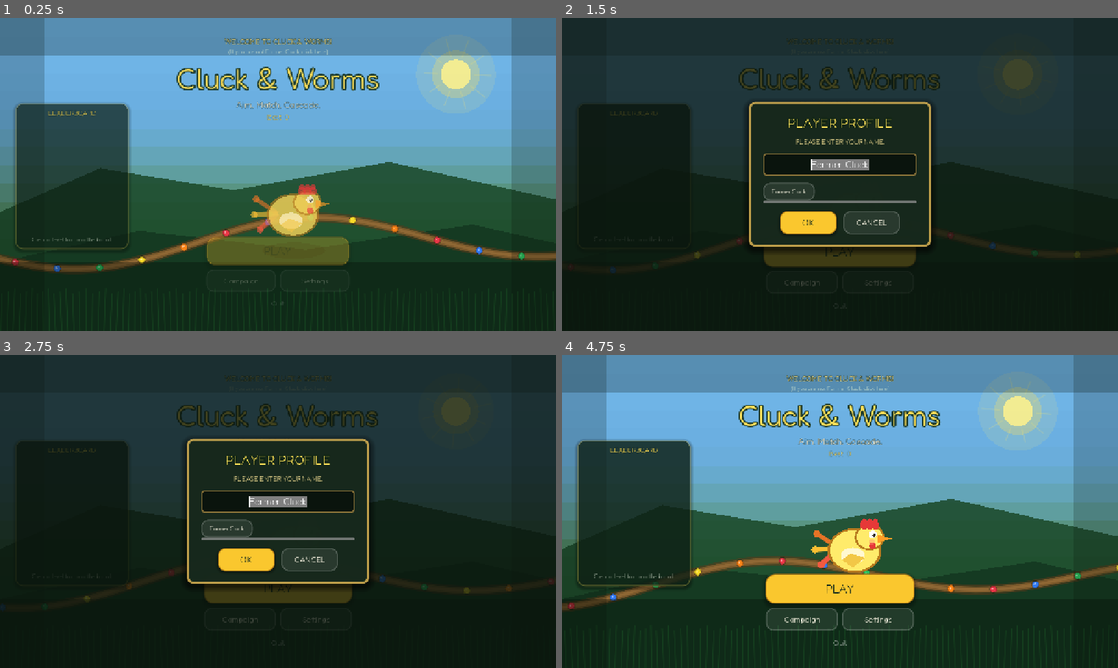
Above: before the commit, frames 1-4 (two rows, left to right).
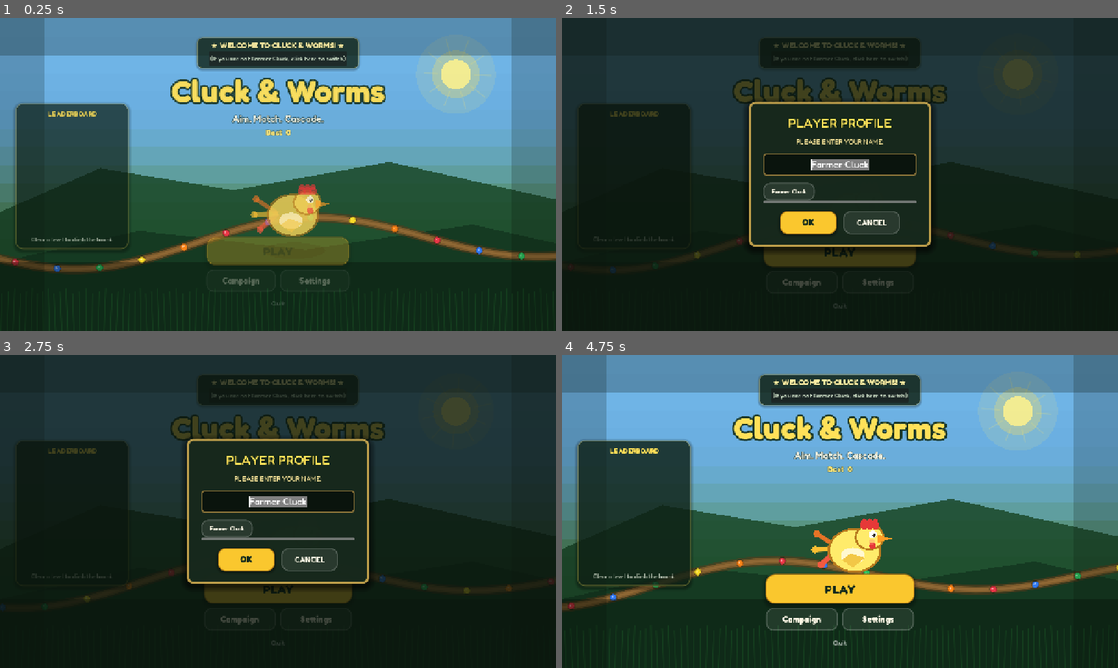
Above: after the commit, the same moments.

Repository: iyanuloluwa-Miracle/Cluck-Worms
Game: Godot game, scene res://scenes/main/Main.tscn
Two runs of this game, one before a commit and one after it. Both use one fixed random seed, a clock stepped at 60 frames per second and the inputs below.
Inputs:
- Up to frame 1 (0.25 s): no input
- Up to frame 2 (1.5 s): click "(If you are not Farmer Cluck,…" at 0.5 s; click "PLAY" at 1.25 s
- Up to frame 3 (2.75 s): click "PLAY" at 2 s
- Up to frame 4 (4.75 s): click "Campaign" at 2.75 s; click "Campaign" at 3.5 s; click "OK" at 4.25 s

The runs differ from the first frame. In frame 1, 7.1% of the frame differs, in the area x 5-70%, y 6-92%; in frame 2, 5.8%; in frame 3, 5.8%; in frame 4, 7.2%, in the area x 5-70%, y 6-93%.

Commit message:
Make Fredoka bold on home page titles and CTAs.

Diff:
--- a/resources/ui/AppTheme.tres
+++ b/resources/ui/AppTheme.tres
@@ -1,6 +1,6 @@
 [gd_resource type="Theme" load_steps=2 format=3]
 
-[ext_resource type="FontFile" uid="uid://cqfredokaui001" path="res://fonts/Fredoka-Variable.ttf" id="1_fredoka"]
+[ext_resource type="FontVariation" path="res://resources/ui/FredokaMedium.tres" id="1_fredoka"]
 
 [resource]
 default_font = ExtResource("1_fredoka")
--- /dev/null
+++ b/resources/ui/FredokaMedium.tres
@@ -0,0 +1,9 @@
+[gd_resource type="FontVariation" load_steps=2 format=3]
+
+[ext_resource type="FontFile" uid="uid://cqfredokaui001" path="res://fonts/Fredoka-Variable.ttf" id="1_fredoka"]
+
+[resource]
+base_font = ExtResource("1_fredoka")
+variation_opentype = {
+2003265652: 500.0
+}
--- a/scenes/ui/MainMenuUI.tscn
+++ b/scenes/ui/MainMenuUI.tscn
@@ -49,21 +49,32 @@
 offset_bottom = 220.0
 grow_horizontal = 2
 theme_override_constants/separation = 6
-[node name="GreetingRow" type="VBoxContainer" parent="SafeArea/Root/BrandBlock"]
+[node name="GreetingPlaque" type="PanelContainer" parent="SafeArea/Root/BrandBlock"]
 layout_mode = 2
-theme_override_constants/separation = 1
+size_flags_horizontal = 4
 
-[node name="WelcomeLabel" type="Label" parent="SafeArea/Root/BrandBlock/GreetingRow"]
+[node name="Margin" type="MarginContainer" parent="SafeArea/Root/BrandBlock/GreetingPlaque"]
 layout_mode = 2
-theme_override_font_sizes/font_size = 17
-text = "WELCOME TO CLUCK & WORMS!"
+theme_override_constants/margin_left = 28
+theme_override_constants/margin_top = 8
+theme_override_constants/margin_right = 28
+theme_override_constants/margin_bottom = 8
+
+[node name="GreetingCol" type="VBoxContainer" parent="SafeArea/Root/BrandBlock/GreetingPlaque/Margin"]
+layout_mode = 2
+theme_override_constants/separation = 2
+
+[node name="WelcomeLabel" type="Label" parent="SafeArea/Root/BrandBlock/GreetingPlaque/Margin/GreetingCol"]
+layout_mode = 2
+theme_override_font_sizes/font_size = 20
+text = "★ WELCOME TO CLUCK & WORMS! ★"
 horizontal_alignment = 1
 
-[node name="SwitchPlayerButton" type="Button" parent="SafeArea/Root/BrandBlock/GreetingRow"]
+[node name="SwitchPlayerButton" type="Button" parent="SafeArea/Root/BrandBlock/GreetingPlaque/Margin/GreetingCol"]
+custom_minimum_size = Vector2(0, 32)
 layout_mode = 2
-theme_override_font_sizes/font_size = 13
-flat = true
-text = "(IF THIS IS NOT YOU, CLICK HERE.)"
+theme_override_font_sizes/font_size = 14
+text = "(If you are not Farmer Cluck, click here to switch)"
 
 [node name="Title" type="Label" parent="SafeArea/Root/BrandBlock"]
 layout_mode = 2
--- a/scripts/juice/FloatText.gd
+++ b/scripts/juice/FloatText.gd
@@ -13,7 +13,7 @@
 	_label = Label.new()
 	_label.text = text
 	_label.horizontal_alignment = HORIZONTAL_ALIGNMENT_CENTER
-	UITheme.apply_font(_label)
+	UITheme.apply_font(_label, UITheme.WEIGHT_BOLD)
 	_label.add_theme_font_size_override("font_size", 22)
 	_label.add_theme_color_override("font_color", color)
 	_label.position = Vector2(-60, -12)
--- a/scripts/ui/MainMenuUI.gd
+++ b/scripts/ui/MainMenuUI.gd
@@ -17,8 +17,17 @@
 @onready var _campaign_btn: Button = $SafeArea/Root/CTA/SecondaryRow/CampaignButton
 @onready var _settings_btn: Button = $SafeArea/Root/CTA/SecondaryRow/SettingsButton
 @onready var _quit_btn: Button = $SafeArea/Root/CTA/QuitButton
-@onready var _welcome_label: Label = $SafeArea/Root/BrandBlock/GreetingRow/WelcomeLabel if has_node("SafeArea/Root/BrandBlock/GreetingRow/WelcomeLabel") else null
-@onready var _switch_btn: Button = $SafeArea/Root/BrandBlock/GreetingRow/SwitchPlayerButton if has_node("SafeArea/Root/BrandBlock/GreetingRow/SwitchPlayerButton") else null
+@onready var _greeting_plaque: PanelContainer = $SafeArea/Root/BrandBlock/GreetingPlaque if has_node("SafeArea/Root/BrandBlock/GreetingPlaque") else null
+@onready var _welcome_label: Label = (
+	$SafeArea/Root/BrandBlock/GreetingPlaque/Margin/GreetingCol/WelcomeLabel
+	if has_node("SafeArea/Root/BrandBlock/GreetingPlaque/Margin/GreetingCol/WelcomeLabel")
+	else null
+)
+@onready var _switch_btn: Button = (
+	$SafeArea/Root/BrandBlock/GreetingPlaque/Margin/GreetingCol/SwitchPlayerButton
+	if has_node("SafeArea/Root/BrandBlock/GreetingPlaque/Margin/GreetingCol/SwitchPlayerButton")
+	else null
+)
 @onready var _profile_dialog: Control = $PlayerProfileUI if has_node("PlayerProfileUI") else null
 
 var _play_pulse: Tween
@@ -45,25 +54,38 @@
 
 
 func _style() -> void:
-	# Hero title — big yolk type with deep meadow outline.
+	if _greeting_plaque:
+		var plaque := UITheme.chip_style(Color(0.08, 0.16, 0.11, 0.82))
+		plaque.border_color = Color(1.0, 0.88, 0.35, 0.22)
+		plaque.set_border_width_all(2)
+		plaque.content_margin_left = 0
+		plaque.content_margin_right = 0
+		plaque.content_margin_top = 0
+		plaque.content_margin_bottom = 0
+		_greeting_plaque.add_theme_stylebox_override("panel", plaque)
+
+	# Hero title — thick Fredoka Bold with deep meadow outline.
 	_title.text = "Cluck & Worms"
-	_title.add_theme_font_size_override("font_size", 68)
+	UITheme.apply_font(_title, UITheme.WEIGHT_BOLD)
+	_title.add_theme_font_size_override("font_size", 72)
 	_title.add_theme_color_override("font_color", UITheme.YOLK_HOT)
 	_title.add_theme_color_override("font_outline_color", Color(0.08, 0.18, 0.10, 0.92))
-	_title.add_theme_constant_override("outline_size", 14)
+	_title.add_theme_constant_override("outline_size", 16)
 	_title.horizontal_alignment = HORIZONTAL_ALIGNMENT_CENTER
 
 	_tagline.text = "Aim. Match. Cascade."
-	_tagline.add_theme_font_size_override("font_size", 20)
-	_tagline.add_theme_color_override("font_color", Color(0.98, 0.97, 0.9, 0.92))
-	_tagline.add_theme_color_override("font_outline_color", Color(0.05, 0.12, 0.07, 0.65))
-	_tagline.add_theme_constant_override("outline_size", 4)
+	UITheme.apply_font(_tagline, UITheme.WEIGHT_SEMIBOLD)
+	_tagline.add_theme_font_size_override("font_size", 22)
+	_tagline.add_theme_color_override("font_color", Color(0.98, 0.97, 0.9, 0.95))
+	_tagline.add_theme_color_override("font_outline_color", Color(0.05, 0.12, 0.07, 0.7))
+	_tagline.add_theme_constant_override("outline_size", 5)
 	_tagline.horizontal_alignment = HORIZONTAL_ALIGNMENT_CENTER
 
-	_high_score.add_theme_font_size_override("font_size", 16)
-	_high_score.add_theme_color_override("font_color", Color(1.0, 0.9, 0.45, 0.9))
-	_high_score.add_theme_color_override("font_outline_color", Color(0.05, 0.1, 0.05, 0.55))
-	_high_score.add_theme_constant_override("outline_size", 3)
+	UITheme.apply_font(_high_score, UITheme.WEIGHT_BOLD)
+	_high_score.add_theme_font_size_override("font_size", 18)
+	_high_score.add_theme_color_override("font_color", Color(1.0, 0.9, 0.45, 0.95))
+	_high_score.add_theme_color_override("font_outline_color", Color(0.05, 0.1, 0.05, 0.6))
+	_high_score.add_theme_constant_override("outline_size", 4)
 	_high_score.horizontal_alignment = HORIZONTAL_ALIGNMENT_CENTER
 
 	var board_style := UITheme.panel_style(Color(0.06, 0.14, 0.09, 0.72), Color(1.0, 0.88, 0.35, 0.28), 16.0)
@@ -77,12 +99,14 @@
 	_leaderboard.add_theme_stylebox_override("panel", board_style)
 
 	_board_header.text = "LEADERBOARD"
-	_board_header.add_theme_font_size_override("font_size", 15)
+	UITheme.apply_font(_board_header, UITheme.WEIGHT_BOLD)
+	_board_header.add_theme_font_size_override("font_size", 16)
 	_board_header.add_theme_color_override("font_color", UITheme.YOLK_HOT)
 	_board_header.add_theme_color_override("font_outline_color", Color(0.05, 0.1, 0.05, 0.7))
 	_board_header.add_theme_constant_override("outline_size", 3)
 	_board_header.horizontal_alignment = HORIZONTAL_ALIGNMENT_CENTER
 
+	UITheme.apply_font(_board_empty, UITheme.WEIGHT_SEMIBOLD)
 	_board_empty.add_theme_font_size_override("font_size", 13)
 	_board_empty.add_theme_color_override("font_color", Color(0.92, 0.95, 0.88, 0.65))
 	_board_empty.horizontal_alignment = HORIZONTAL_ALIGNMENT_CENTER
@@ -90,7 +114,8 @@
 
 	UITheme.apply_primary_button(_play_btn)
 	_play_btn.text = "PLAY"
-	_play_btn.add_theme_font_size_override("font_size", 26)
+	UITheme.apply_font(_play_btn, UITheme.WEIGHT_BOLD)
+	_play_btn.add_theme_font_size_override("font_size", 28)
 	_play_btn.custom_minimum_size = Vector2(0, 68)
 
 	# Juicier primary button.
@@ -112,8 +137,12 @@
 
 	UITheme.apply_ghost_button(_campaign_btn)
 	_campaign_btn.text = "Campaign"
+	UITheme.apply_font(_campaign_btn, UITheme.WEIGHT_BOLD)
+	_campaign_btn.add_theme_font_size_override("font_size", 20)
 	UITheme.apply_ghost_button(_settings_btn)
 	_settings_btn.text = "Settings"
+	UITheme.apply_font(_settings_btn, UITheme.WEIGHT_BOLD)
+	_settings_btn.add_theme_font_size_override("font_size", 20)
 
 	# Quit as quiet text action — not competing with Play.
 	var quit_style := StyleBoxEmpty.new()
@@ -121,6 +150,7 @@
 	_quit_btn.add_theme_stylebox_override("hover", quit_style)
 	_quit_btn.add_theme_stylebox_override("pressed", quit_style)
 	_quit_btn.add_theme_stylebox_override("focus", quit_style)
+	UITheme.apply_font(_quit_btn, UITheme.WEIGHT_SEMIBOLD)
 	_quit_btn.add_theme_color_override("font_color", Color(1, 1, 1, 0.55))
 	_quit_btn.add_theme_color_override("font_hover_color", UITheme.YOLK_HOT)
 	_quit_btn.add_theme_font_size_override("font_size", 16)
@@ -130,15 +160,17 @@
 
 func _refresh_greeting() -> void:
 	if _welcome_label:
-		_welcome_label.text = "WELCOME TO CLUCK & WORMS!"
-		_welcome_label.add_theme_font_size_override("font_size", 16)
-		_welcome_label.add_theme_color_override("font_color", Color(1.0, 0.94, 0.65, 0.95))
+		_welcome_label.text = "★ WELCOME TO CLUCK & WORMS! ★"
+		UITheme.apply_font(_welcome_label, UITheme.WEIGHT_BOLD)
+		_welcome_label.add_theme_font_size_override("font_size", 18)
+		_welcome_label.add_theme_color_override("font_color", Color(1.0, 0.94, 0.65, 0.98))
 		_welcome_label.add_theme_color_override("font_outline_color", Color(0.06, 0.14, 0.07, 0.85))
 		_welcome_label.add_theme_constant_override("outline_size", 4)
 	if _switch_btn:
-		_switch_btn.text = "(If you are not %s, click here)" % SaveService.current_player_name
-		_switch_btn.add_theme_font_size_override("font_size", 13)
-		_switch_btn.add_theme_color_override("font_color", Color(0.85, 0.92, 0.82, 0.80))
+		_switch_btn.text = "(If you are not %s, click here to switch)" % SaveService.current_player_name
+		UITheme.apply_font(_switch_btn, UITheme.WEIGHT_SEMIBOLD)
+		_switch_btn.add_theme_font_size_override("font_size", 14)
+		_switch_btn.add_theme_color_override("font_color", Color(0.85, 0.92, 0.82, 0.85))
 		_switch_btn.add_theme_color_override("font_hover_color", UITheme.YOLK_HOT)
 
 
@@ -170,6 +202,7 @@
 		var rank := Label.new()
 		rank.custom_minimum_size = Vector2(28, 0)
 		rank.text = "#%d" % (i + 1)
+		UITheme.apply_font(rank, UITheme.WEIGHT_BOLD)
 		rank.add_theme_font_size_override("font_size", 14)
 		rank.add_theme_color_override("font_color", _rank_color(i))
 		rank.add_theme_color_override("font_outline_color", Color(0.05, 0.1, 0.05, 0.55))
@@ -177,10 +210,12 @@
 		var name_l := Label.new()
 		name_l.size_flags_horizontal = Control.SIZE_EXPAND_FILL
 		name_l.text = String(entry.get("name", "You"))
+		UITheme.apply_font(name_l, UITheme.WEIGHT_SEMIBOLD)
 		name_l.add_theme_font_size_override("font_size", 14)
 		name_l.add_theme_color_override("font_color", Color(0.96, 0.97, 0.92, 0.92))
 		var score_l := Label.new()
 		score_l.text = _format_score(int(entry.get("score", 0)))
+		UITheme.apply_font(score_l, UITheme.WEIGHT_BOLD)
 		score_l.add_theme_font_size_override("font_size", 14)
 		score_l.add_theme_color_override("font_color", UITheme.YOLK if i == 0 else Color(1.0, 0.92, 0.55, 0.88))
 		score_l.horizontal_alignment = HORIZONTAL_ALIGNMENT_RIGHT
--- a/scripts/ui/UITheme.gd
+++ b/scripts/ui/UITheme.gd
@@ -3,9 +3,13 @@
 ## Design tokens for Cluck & Worms — meadow + yolk, high readability.
 ## Mobile-first: large touch targets, generous margins, strong contrast.
 
-# --- Typography ---
+# --- Typography (Fredoka variable: 300–700) ---
 const FONT_PATH := "res://fonts/Fredoka-Variable.ttf"
-static var _font: Font
+const WEIGHT_REGULAR := 500
+const WEIGHT_SEMIBOLD := 600
+const WEIGHT_BOLD := 700
+static var _base_font: Font
+static var _font_cache: Dictionary = {}  # weight -> Font
 
 # --- Palette ---
 const MEADOW_DEEP := Color(0.07, 0.16, 0.11)
@@ -33,14 +37,32 @@
 const BUTTON_FONT := 20
 
 
-static func font() -> Font:
-	if _font == null:
-		_font = load(FONT_PATH) as Font
-	return _font
+static func font(weight: int = WEIGHT_REGULAR) -> Font:
+	weight = clampi(weight, 300, 700)
+	if _font_cache.has(weight):
+		return _font_cache[weight] as Font
+	if _base_font == null:
+		_base_font = load(FONT_PATH) as Font
+	if _base_font == null:
+		return null
+	var variation := FontVariation.new()
+	variation.base_font = _base_font
+	var ts := TextServerManager.get_primary_interface()
+	variation.variation_opentype = {ts.name_to_tag("wght"): float(weight)}
+	_font_cache[weight] = variation
+	return variation
 
 
-static func apply_font(control: Control) -> void:
-	var f := font()
+static func font_bold() -> Font:
+	return font(WEIGHT_BOLD)
+
+
+static func font_semibold() -> Font:
+	return font(WEIGHT_SEMIBOLD)
+
+
+static func apply_font(control: Control, weight: int = WEIGHT_REGULAR) -> void:
+	var f := font(weight)
 	if f == null or control == null:
 		return
 	control.add_theme_font_override("font", f)
@@ -120,7 +142,7 @@
 
 
 static func apply_primary_button(btn: Button) -> void:
-	apply_font(btn)
+	apply_font(btn, WEIGHT_BOLD)
 	btn.add_theme_stylebox_override("normal", button_normal())
 	btn.add_theme_stylebox_override("hover", button_hover())
 	btn.add_theme_stylebox_override("pressed", button_pressed())
@@ -133,7 +155,7 @@
 
 
 static func apply_ghost_button(btn: Button) -> void:
-	apply_font(btn)
+	apply_font(btn, WEIGHT_SEMIBOLD)
 	var ghost := button_ghost()
 	btn.add_theme_stylebox_override("normal", ghost)
 	btn.add_theme_stylebox_override("hover", ghost)
@@ -147,14 +169,14 @@
 
 
 static func style_title(label: Label, size: int = TITLE_SIZE) -> void:
-	apply_font(label)
+	apply_font(label, WEIGHT_BOLD)
 	label.add_theme_color_override("font_color", YOLK)
 	label.add_theme_font_size_override("font_size", size)
 	label.horizontal_alignment = HORIZONTAL_ALIGNMENT_CENTER
 
 
 static func style_body(label: Label, size: int = BODY_SIZE, dim: bool = false) -> void:
-	apply_font(label)
+	apply_font(label, WEIGHT_REGULAR)
 	label.add_theme_color_override("font_color", CREAM_DIM if dim else CREAM)
 	label.add_theme_font_size_override("font_size", size)
 	label.horizontal_alignment = HORIZONTAL_ALIGNMENT_CENTER
Not shown, added: scripts/ui/PlayerProfileUI.gd.uid
